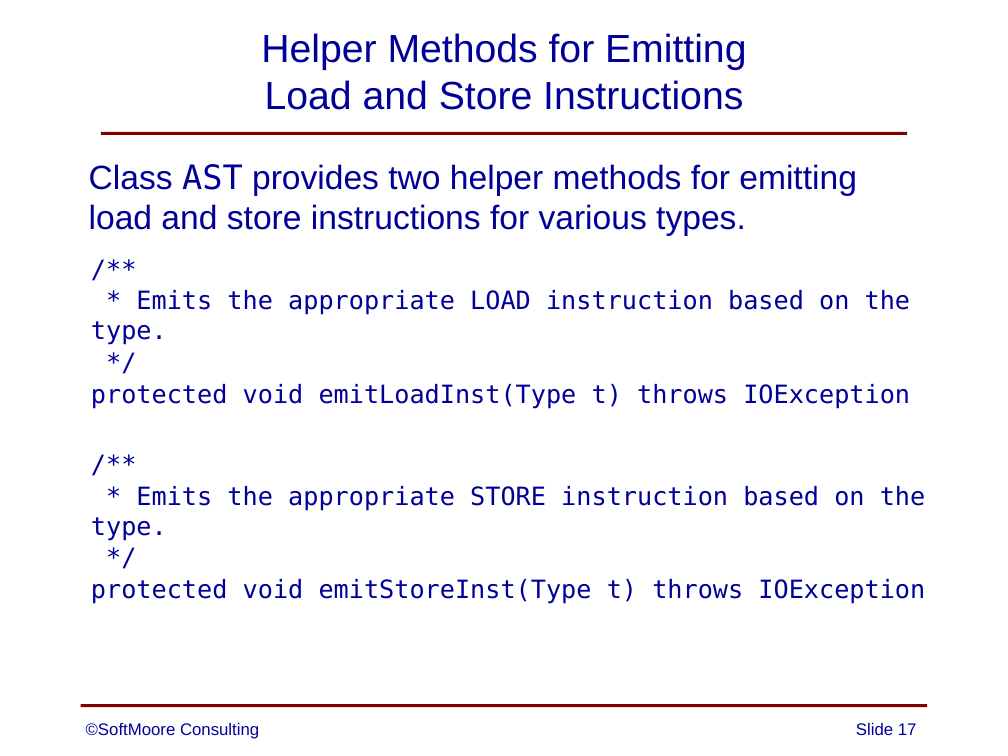
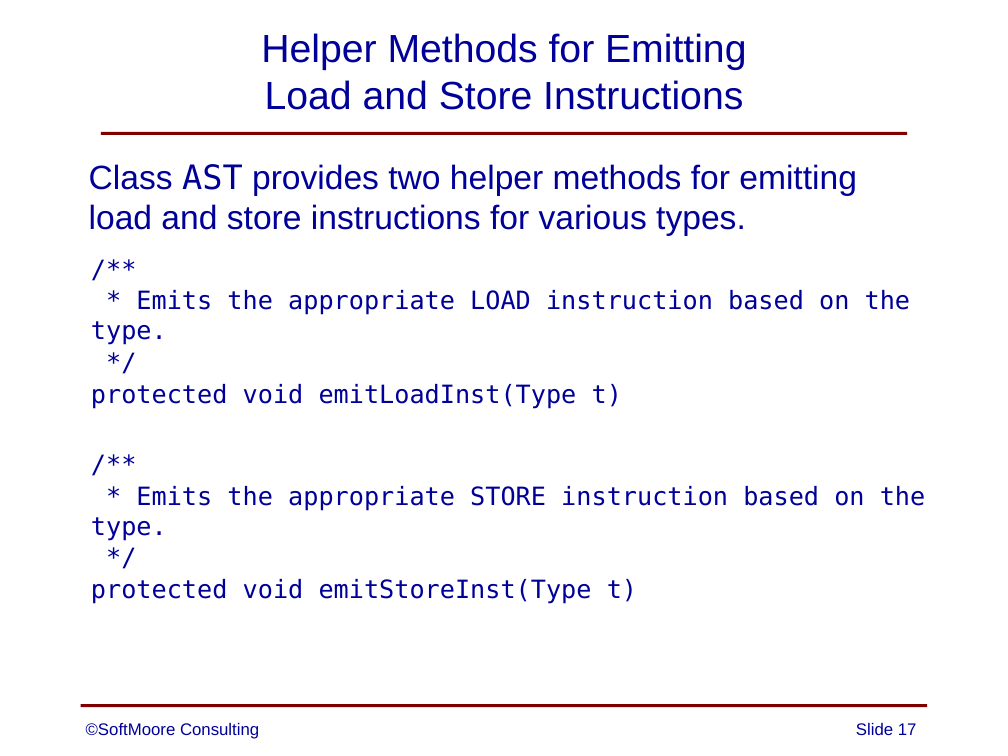
Before and after one commit to SoftMoore/CPRL, a slide deck: slide 17 of PowerPoint/11 - Code Generation.pptx. Drawn at 1008x756 pixels with LibreOffice and Linux fonts; fonts in the diff are those of the drawing. Boxes give left, top, right and bottom in pixels: in the first picture for what was removed or moved away, otherwise in the second. Text is boxed around its words. In the diff, an @@ line names an element or a change of style, - is before the commit and + after.

```diff
--- a/PowerPoint/11 - Code Generation.pptx
+++ b/PowerPoint/11 - Code Generation.pptx
@@ text at [91, 384, 622, 409]: text changed @@
-  protected void emitLoadInst(Type t) throws IOException
+  protected void emitLoadInst(Type t)
@@ text at [91, 579, 637, 604]: text changed @@
-  protected void emitStoreInst(Type t) throws IOException
+  protected void emitStoreInst(Type t)
```
Also in this commit, not shown: 12 other slides changed, 2 other files.
